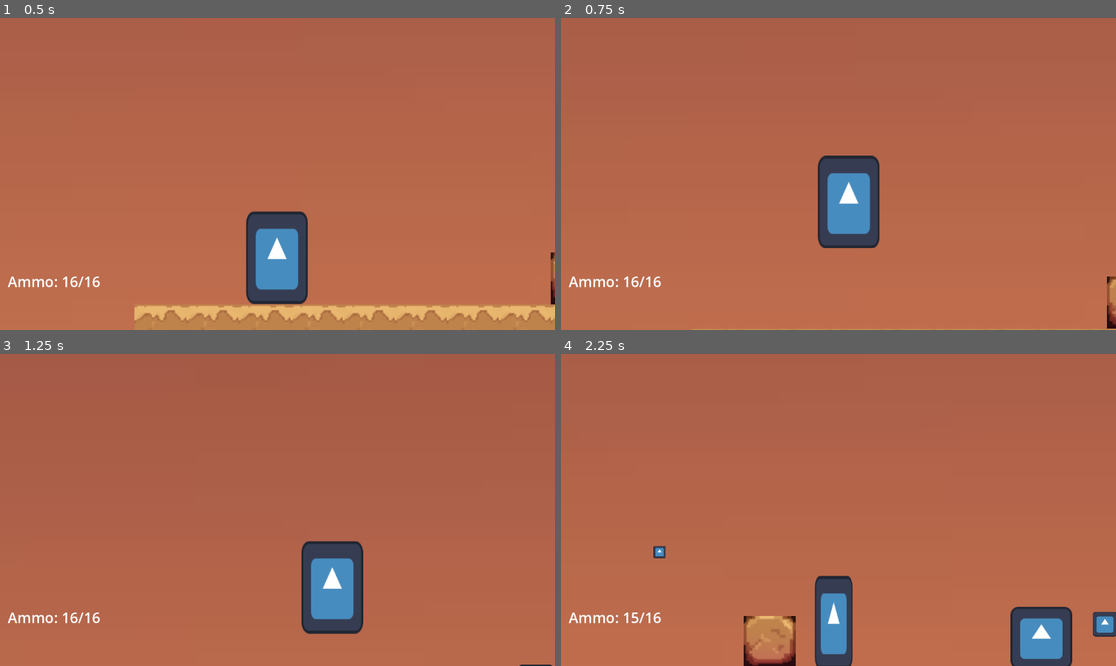
Above: before the commit, frames 1-4 (two rows, left to right).
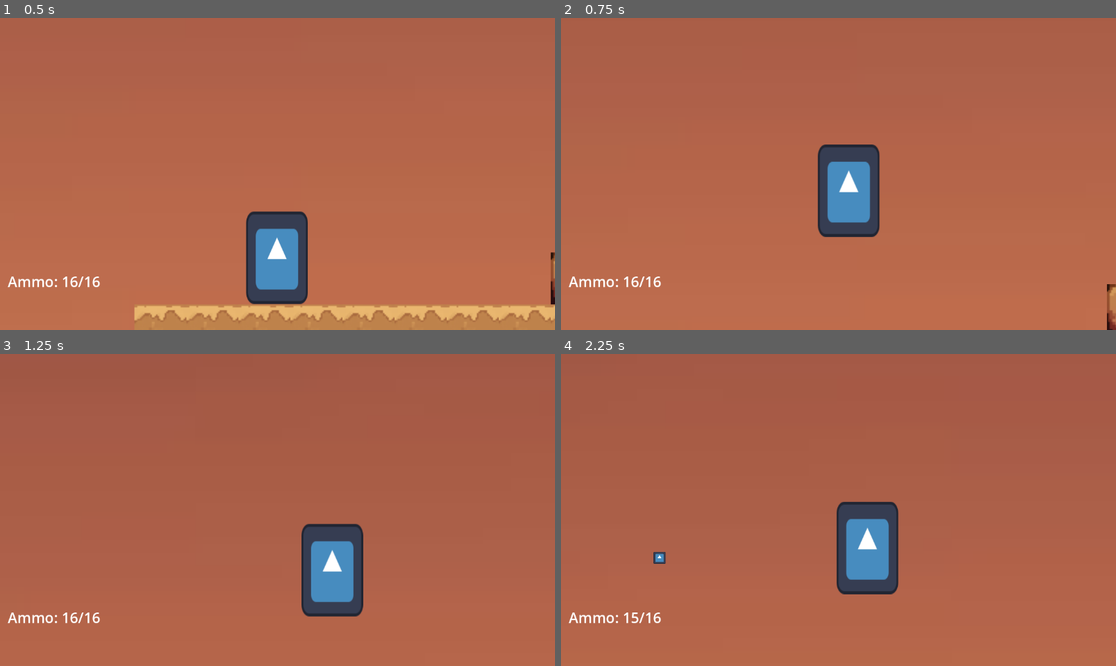
Above: after the commit, the same moments.

Repository: dzfrias/gladiator
Game: Godot game, scene res://scenes/level_playtest.tscn
The game is run twice, just before and just after one commit, with the same random seed, the same clock (stepped at 60 frames per second) and the same inputs. This scene is started directly instead of the project's main scene. The engine's default icon, where the game draws it, is replaced by a stand-in: a white triangle on a blue panel in a dark square.
Inputs (mouse positions are in pixels of both pictures, inside the frame that each line leads up to):
- Up to frame 1 (0.5 s): no input
- Up to frame 2 (0.75 s): move the mouse to (960, 158) at 0.52 s; hold D (right) from 0.53 s (still down); hold Space (jump) from 0.53 s (still down)
- Up to frame 3 (1.25 s): keep holding D (right); keep holding Space (jump)
- Up to frame 4 (2.25 s): move the mouse to (727, 525) at 1.27 s; release Space (jump) at 1.28 s; tap S (crouch) at 1.35 s; tap Space (jump) at 1.52, 1.55, 1.82 s; move the mouse to (894, 441) at 2.02 s; release D (right) at 2.03 s; press the mouse at (894, 441) at 2.03 s; hold A (left) from 2.03 s (still down)

Frame 1 is identical in both runs. In frame 2, 2.1% of the frame differs, in the area x 23-100%, y 40-100%; in frame 3, 2.4%; in frame 4, 8.6%, in the area x 16-100%, y 47-100%.

Commit message:
increase player jump height and speed of ranged enemy

Diff:
--- a/scenes/level_playtest.tscn
+++ b/scenes/level_playtest.tscn
@@ -20,7 +20,6 @@
 [node name="Player" parent="." instance=ExtResource("2_arsj3")]
 z_index = 0
 position = Vector2(-2727, -115)
-jump_speed = 800.0
 
 [node name="TileMapLayer" type="TileMapLayer" parent="."]
 scale = Vector2(3, 3)
--- a/scenes/shooter.tscn
+++ b/scenes/shooter.tscn
@@ -21,6 +21,7 @@
 collision_layer = 2
 collision_mask = 33
 script = ExtResource("1_a5ml5")
+speed = 150.0
 jump_height = -1000.0
 impact_particle_prefab = ExtResource("3_qpshq")
 
Not shown: 1 places in scenes/shooter.tscn that only renumber resources
